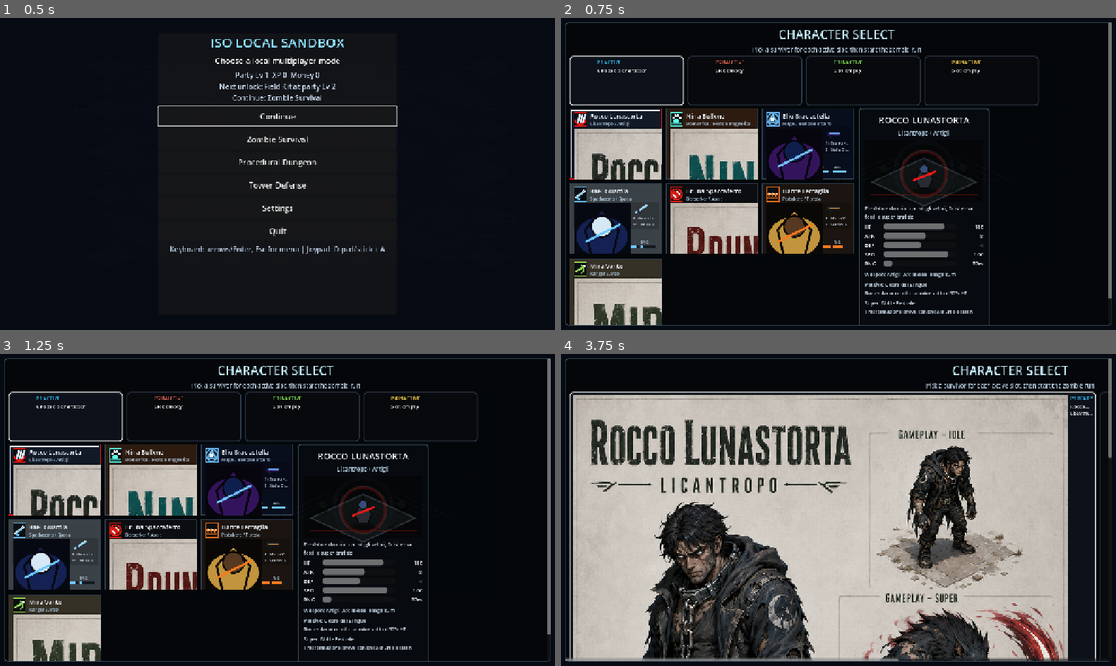
Above: before the commit, frames 1-4 (two rows, left to right).
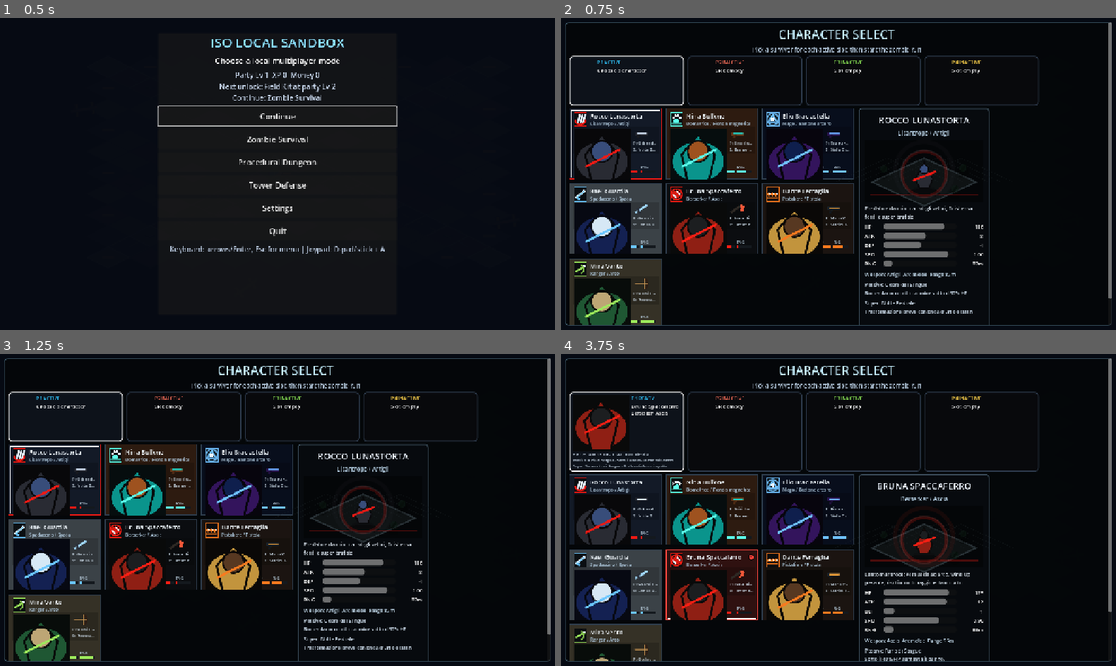
Above: after the commit, the same moments.

Repository: Phos69/GameProject
Game: Godot game, scene res://game/main/main.tscn
Two runs of this game, one before a commit and one after it. Both use one fixed random seed, a clock stepped at 60 frames per second and the inputs below.
Inputs (mouse positions are in pixels of both pictures, inside the frame that each line leads up to):
- Up to frame 1 (0.5 s): no input
- Up to frame 2 (0.75 s): click "Continue" at 0.5 s
- Up to frame 3 (1.25 s): no input
- Up to frame 4 (3.75 s): click (616, 478) at 1.25 s; click (710, 510) at 2.02 s; click (810, 510) at 2.77 s; click (710, 584) at 3.52 s

Frame 1 is identical in both runs. In frame 2, 9.6% of the frame differs, in the area x 2-36%, y 35-99%; in frame 3, 9.6%; in frame 4, 73%, in the area x 0-100%, y 3-99%.

Commit message:
feat: pipeline asset personaggi RPG coerente e validata (Milestone 6)
- portrait_hud_path uniformato al portrait HUD dedicato sui 7 personaggi
  (fix ranger/berserker/domatrice/licantropo che puntavano al PNG full).
- assets/characters/index.json v2: status_definitions (base_complete vs
  final_quality), available_assets completi, note pipeline e source of truth.
- Nuovo tests/rpg_character_asset_manifest_smoke_test.gd: valida path popolati,
  file in-repo (no asset esterni), weapon layer separato e index allineato.
- tests/character_select_ui_smoke_test.gd esteso: ogni HUD portrait carica dal
  path dati.
- Decisione formato risolta: pipeline mista SVG testuale + PNG in-repo, gameplay
  procedurale di fallback; arte final_quality resta follow-up manuale.
- Docs: ATTRIBUTION, rpg_character_visual_checklist, TODO, todo_roadmap, report.

Co-Authored-By: Claude Opus 4.8 <noreply@anthropic.com>

Diff:
--- a/assets/characters/index.json
+++ b/assets/characters/index.json
@@ -1,6 +1,11 @@
 {
-  "schema_version": 1,
+  "schema_version": 2,
   "style_target": "zombie survival isometrico, cartoon dark arcade, leggibile in gameplay",
+  "runtime_source_of_truth": "game/rpg/characters/*.tres (RpgCharacterData), validato da tests/rpg_character_asset_manifest_smoke_test.gd",
+  "status_definitions": {
+    "base_complete": "Set asset completo e coerente, cablato nei campi RpgCharacterData e validato (portrait full/hud, gameplay sprite, sprite sheet, weapon, icone passive/super). Rendering gameplay procedurale come fallback.",
+    "final_quality": "Arte definitiva rifinita a mano per il personaggio (portrait, sprite sheet animata, weapon layer e VFX dedicati). Follow-up artistico per-personaggio."
+  },
   "characters": [
     {
       "id": "ranger",
@@ -15,7 +20,9 @@
         "sprite_sheet",
         "hud_icon",
         "weapon_icon",
-        "ability_icon"
+        "ability_icon",
+        "passive_icon",
+        "super_icon"
       ]
     },
     {
@@ -31,7 +38,9 @@
         "sprite_sheet",
         "hud_icon",
         "weapon_icon",
-        "ability_icon"
+        "ability_icon",
+        "passive_icon",
+        "super_icon"
       ]
     },
     {
@@ -47,7 +56,9 @@
         "sprite_sheet",
         "hud_icon",
         "weapon_icon",
-        "ability_icon"
+        "ability_icon",
+        "passive_icon",
+        "super_icon"
       ]
     },
     {
@@ -63,7 +74,9 @@
         "sprite_sheet",
         "hud_icon",
         "weapon_icon",
-        "ability_icon"
+        "ability_icon",
+        "passive_icon",
+        "super_icon"
       ]
     },
     {
@@ -79,7 +92,9 @@
         "sprite_sheet",
         "hud_icon",
         "weapon_icon",
-        "ability_icon"
+        "ability_icon",
+        "passive_icon",
+        "super_icon"
       ]
     },
     {
@@ -95,7 +110,9 @@
         "sprite_sheet",
         "hud_icon",
         "weapon_icon",
-        "ability_icon"
+        "ability_icon",
+        "passive_icon",
+        "super_icon"
       ]
     },
     {
@@ -111,11 +128,14 @@
         "sprite_sheet",
         "hud_icon",
         "weapon_icon",
-        "ability_icon"
+        "ability_icon",
+        "passive_icon",
+        "super_icon"
       ]
     }
   ],
-  "next_recommended_iteration": "ranger_quality_pass",
+  "next_recommended_iteration": "ranger_final_quality_pass",
   "asset_format": "svg_text+png_portrait",
-  "binary_free": false
+  "binary_free": false,
+  "pipeline_notes": "Pipeline mista in-repo: sorgenti SVG testuali piu portrait PNG opzionali; nessun asset esterno obbligatorio. portrait_hud_path usa sempre il portrait HUD dedicato; il gameplay resta procedurale (PlayerVisual) con weapon layer separato (WeaponData.visual_data)."
 }
--- a/game/rpg/characters/berserker.tres
+++ b/game/rpg/characters/berserker.tres
@@ -27,7 +27,7 @@
 style_description = "Lento ma feroce: vera ascia ad arco, wind-up pesante, rischio corto raggio e danno alto."
 difficulty = "Difficile"
 portrait_full_path = "res://assets/characters/berserker/rendered/berserker_portrait_full.png"
-portrait_hud_path = "res://assets/characters/berserker/rendered/berserker_portrait_full.png"
+portrait_hud_path = "res://assets/characters/berserker/rendered/berserker_portrait_hud.svg"
 gameplay_palette_id = "berserker_rust"
 gameplay_sprite_path = "res://assets/characters/berserker/sprites/berserker_gameplay_iso.svg"
 sprite_sheet_path = "res://assets/characters/berserker/sprites/berserker_sprite_sheet.svg"
--- a/game/rpg/characters/domatrice.tres
+++ b/game/rpg/characters/domatrice.tres
@@ -27,7 +27,7 @@
 style_description = "Supporto mobile: fionda precisa, companion meccanico e pressione costante."
 difficulty = "Facile/Media"
 portrait_full_path = "res://assets/characters/domatrice/rendered/domatrice_portrait_full.png"
-portrait_hud_path = "res://assets/characters/domatrice/rendered/domatrice_portrait_full.png"
+portrait_hud_path = "res://assets/characters/domatrice/rendered/domatrice_portrait_hud.svg"
 gameplay_palette_id = "teal_copper"
 gameplay_sprite_path = "res://assets/characters/domatrice/sprites/domatrice_gameplay_iso.svg"
 sprite_sheet_path = "res://assets/characters/domatrice/sprites/domatrice_sprite_sheet.svg"
--- a/game/rpg/characters/licantropo.tres
+++ b/game/rpg/characters/licantropo.tres
@@ -27,7 +27,7 @@
 style_description = "Predatore da mischia: artigli veloci, finisher sui feriti e super brutale."
 difficulty = "Alta"
 portrait_full_path = "res://assets/characters/licantropo/rendered/licantropo_portrait_full.png"
-portrait_hud_path = "res://assets/characters/licantropo/rendered/licantropo_portrait_full.png"
+portrait_hud_path = "res://assets/characters/licantropo/rendered/licantropo_portrait_hud.svg"
 gameplay_palette_id = "moon_fury"
 gameplay_sprite_path = "res://assets/characters/licantropo/sprites/licantropo_gameplay_iso.svg"
 sprite_sheet_path = "res://assets/characters/licantropo/sprites/licantropo_sprite_sheet.svg"
--- a/game/rpg/characters/ranger.tres
+++ b/game/rpg/characters/ranger.tres
@@ -27,7 +27,7 @@
 style_description = "Fragile e precisa: frecce veloci, corsie lunghe, kiting e payoff sui bersagli lontani."
 difficulty = "Media"
 portrait_full_path = "res://assets/characters/ranger/rendered/ranger_portrait_full.png"
-portrait_hud_path = "res://assets/characters/ranger/rendered/ranger_portrait_full.png"
+portrait_hud_path = "res://assets/characters/ranger/rendered/ranger_portrait_hud.svg"
 gameplay_palette_id = "ranger_forest"
 gameplay_sprite_path = "res://assets/characters/ranger/sprites/ranger_gameplay_iso.svg"
 sprite_sheet_path = "res://assets/characters/ranger/sprites/ranger_sprite_sheet.svg"
--- a/tests/character_select_ui_smoke_test.gd
+++ b/tests/character_select_ui_smoke_test.gd
@@ -79,6 +79,13 @@
 		_expect(
 			main_menu._load_character_texture(profile) != null,
 			"character %s resolves a menu preview texture or fallback" % [
+				str(character_id)
+			]
+		)
+		var hud_path := str(profile.get("portrait_hud_path", ""))
+		_expect(
+			main_menu._load_texture_resource(hud_path) != null,
+			"character %s HUD portrait asset loads from its data path" % [
 				str(character_id)
 			]
 		)
--- /dev/null
+++ b/tests/rpg_character_asset_manifest_smoke_test.gd
@@ -0,0 +1,116 @@
+extends SceneTree
+
+# Milestone 6 - Asset definitivi e animazioni personaggi RPG.
+# Valida la pipeline asset dei sette personaggi: ogni RpgCharacterData ha i path
+# popolati e i file presenti in-repo (nessun asset esterno), weapon layer e VFX
+# separati, portrait HUD coerente (asset dedicato) e index allineato.
+# Non valuta la qualita artistica (manuale), ma la coerenza dati.
+
+const ASSET_PATH_FIELDS: Array[String] = [
+	"portrait_full_path",
+	"portrait_hud_path",
+	"gameplay_sprite_path",
+	"sprite_sheet_path",
+	"weapon_sprite_path",
+	"passive_icon_path",
+	"super_icon_path"
+]
+const KNOWN_STATUS: Array[String] = ["base_complete", "final_quality"]
+
+var failures: PackedStringArray = []
+
+func _initialize() -> void:
+	var ids := RpgCharacterRegistry.get_character_ids()
+	_expect(ids.size() == 7, "registry exposes the seven RPG characters")
+
+	for character_id in ids:
+		_validate_character(character_id)
+
+	_validate_index(ids)
+
+	_finish()
+
+func _validate_character(character_id: StringName) -> void:
+	var label := String(character_id)
+	var profile := RpgCharacterRegistry.get_character_profile(character_id)
+	_expect(not profile.is_empty(), "%s: profile loads" % label)
+	if profile.is_empty():
+		return
+
+	for field in ASSET_PATH_FIELDS:
+		var path := str(profile.get(field, ""))
+		_expect(not path.is_empty(), "%s: %s is configured" % [label, field])
+		if path.is_empty():
+			continue
+		_expect(
+			path.begins_with("res://assets/characters/"),
+			"%s: %s stays in-repo (no external asset)" % [label, field]
+		)
+		_expect(
+			FileAccess.file_exists(path),
+			"%s: %s file exists (%s)" % [label, field, path]
+		)
+
+	_expect(
+		not str(profile.get("animation_profile_id", "")).is_empty(),
+		"%s: animation_profile_id is set for idle/run/attack/reload/hurt/death/super" % label
+	)
+
+	# Portrait HUD must reference the dedicated compact portrait so Character
+	# Select and HUD read a coherent, non-duplicated asset.
+	_expect(
+		str(profile.get("portrait_hud_path", "")).ends_with("_portrait_hud.svg"),
+		"%s: portrait_hud_path uses the dedicated HUD portrait" % label
+	)
+
+	# Weapon layer is separate from the body: the base weapon resolves its own
+	# visual data, rendered apart from the procedural survivor silhouette.
+	var weapon_id := StringName(profile.get("base_weapon_id", &""))
+	var weapon_data := RpgCharacterRegistry.load_base_weapon(weapon_id)
+	_expect(weapon_data != null, "%s: base weapon '%s' resolves" % [label, str(weapon_id)])
+	if weapon_data != null:
+		_expect(
+			weapon_data.visual_data != null,
+			"%s: weapon exposes separate visual data (weapon layer)" % label
+		)
+
+func _validate_index(ids: Array[StringName]) -> void:
+	var path := "res://assets/characters/index.json"
+	_expect(FileAccess.file_exists(path), "character index.json exists")
+	if not FileAccess.file_exists(path):
+		return
+	var file := FileAccess.open(path, FileAccess.READ)
+	var parsed: Variant = JSON.parse_string(file.get_as_text())
+	file.close()
+	_expect(parsed is Dictionary, "index.json parses to an object")
+	if not parsed is Dictionary:
+		return
+	var data := parsed as Dictionary
+	var listed: Dictionary = {}
+	for entry_value in data.get("characters", []) as Array:
+		var entry := entry_value as Dictionary
+		if entry == null:
+			continue
+		var entry_id := StringName(str(entry.get("id", "")))
+		listed[entry_id] = true
+		_expect(
+			KNOWN_STATUS.has(str(entry.get("status", ""))),
+			"index status for %s is a known value" % str(entry_id)
+		)
+	for character_id in ids:
+		_expect(listed.has(character_id), "index.json lists %s" % str(character_id))
+
+func _expect(condition: bool, message: String) -> void:
+	if condition:
+		print("PASS: ", message)
+		return
+	failures.append(message)
+	push_error("FAIL: " + message)
+
+func _finish() -> void:
+	if failures.is_empty():
+		print("RPG_CHARACTER_ASSET_MANIFEST_SMOKE_TEST: PASS")
+		quit(0)
+		return
+	print("RPG_CHARACTER_ASSET_MANIFEST_SMOKE_TEST: FAIL (%d)" % failures.size())
+	quit(1)
Not shown, changed: TODO.md
Not shown, changed: assets/ATTRIBUTION.md
Not shown, changed: docs/latest_commit_validation_report.md
Not shown, changed: docs/rpg_character_visual_checklist.md
Not shown, changed: todo_roadmap.md
